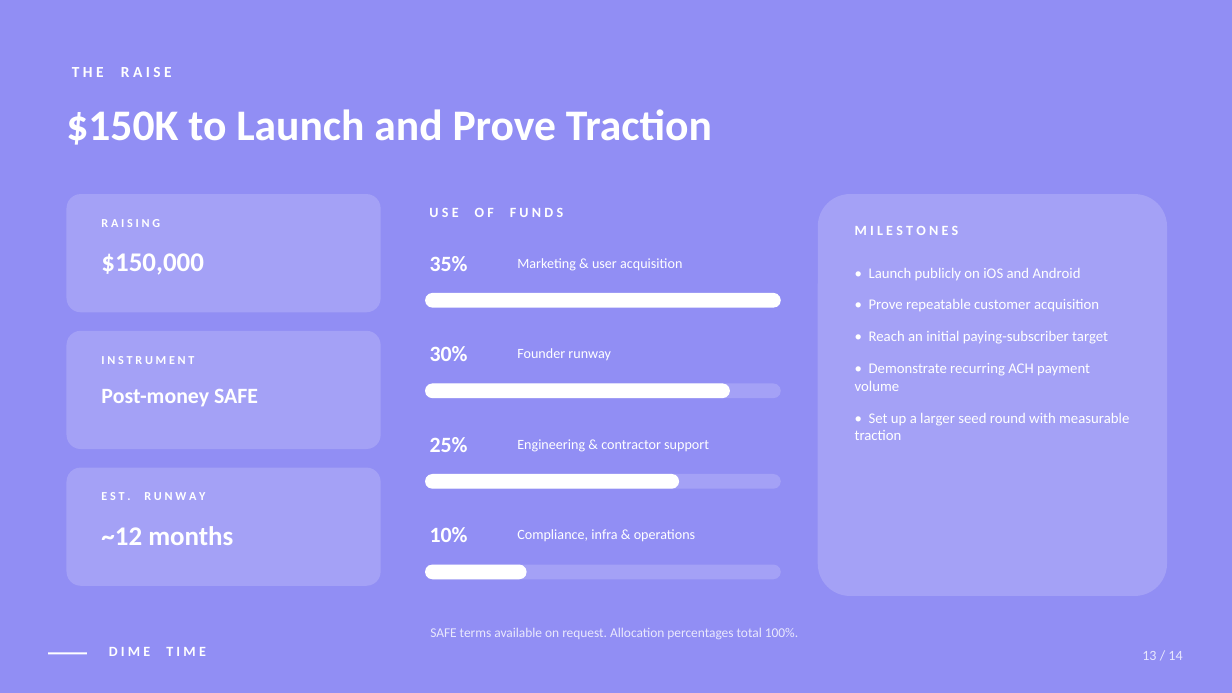
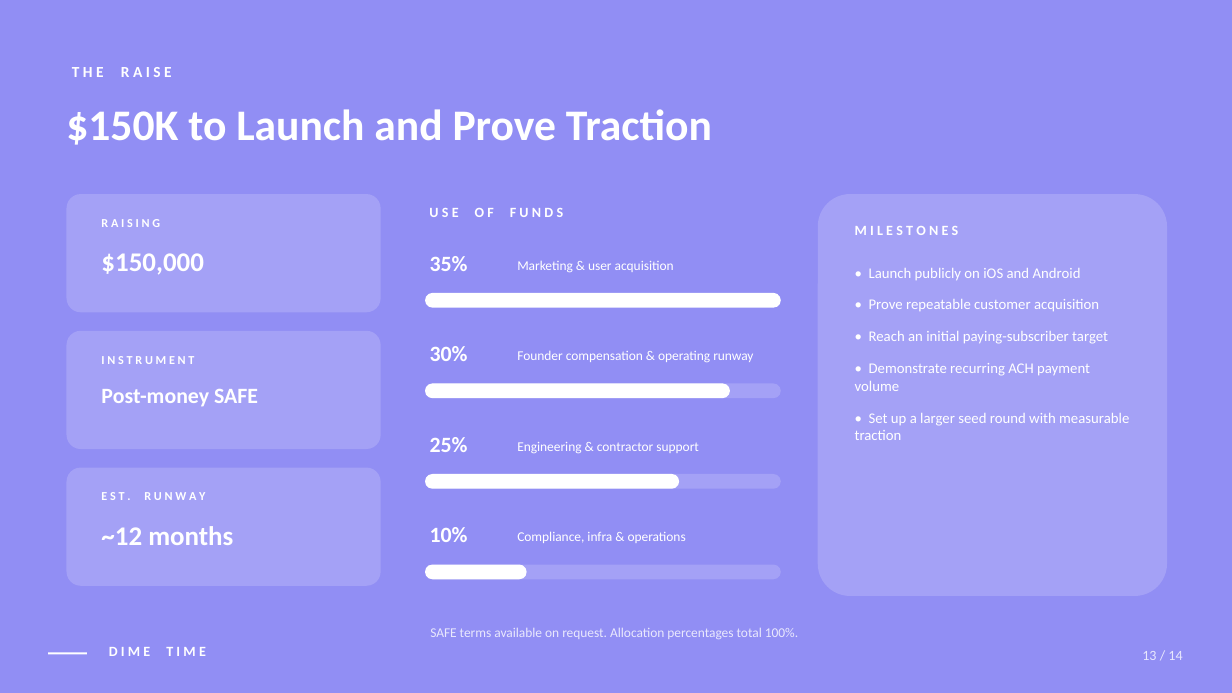
Before and after one commit to Dime-Time/Dime-Time-Technologies, a slide deck: slide 13 of attached_assets/pitch-deck-slides/dime-time-pitch-deck-with-ip.pptx. Drawn at 1232x693 pixels with LibreOffice and Linux fonts; fonts in the diff are those of the drawing. Boxes give left, top, right and bottom in pixels: in the first picture for what was removed or moved away, otherwise in the second. Text is boxed around its words. In the diff, an @@ line names an element or a change of style, - is before the commit and + after.

```diff
--- a/attached_assets/pitch-deck-slides/dime-time-pitch-deck-with-ip.pptx
+++ b/attached_assets/pitch-deck-slides/dime-time-pitch-deck-with-ip.pptx
@@ text at box(517, 351, 753, 362): text changed; size 11 to 10.5 pt @@
-Founder runway
+Founder compensation & operating runway
@@ size 11 to 10.5 pt in 3 elements at box(517, 261, 674, 272), box(517, 442, 699, 453), box(517, 532, 686, 543) @@
```
Also in this commit, not shown: 9 other slides changed, 17 other files.
